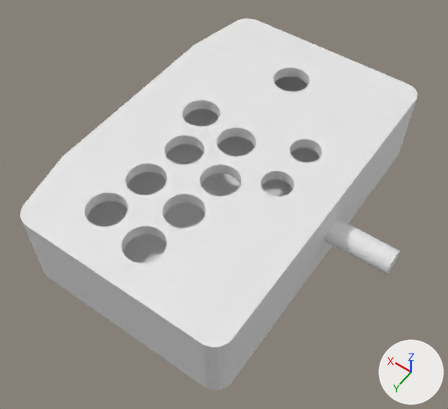
The Blender file [2026] Arcade Keypad/Arcade Keypad.blend as it was, and as the next commit left it.
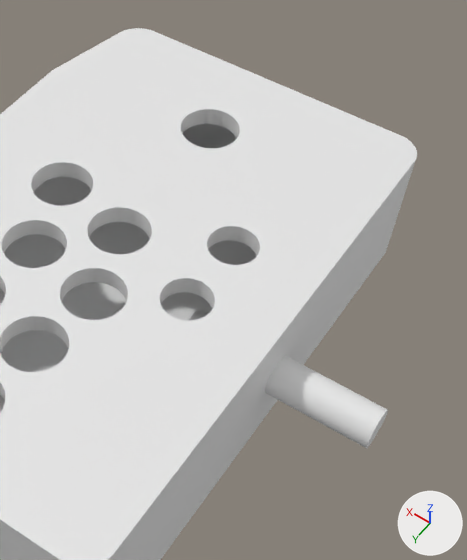
There are two pictures of each version: one whole from a camera (50 mm lens) standing at (-0.193, 0.277, 0.391) and looking at (-0.018, 0.032, 0.006), one close up on the part from 36% to 100% of the width and 0% to 84% of the height. Every picture has the same lights, and +X, +Y and +Z are marked at lower right. The older version's two pictures come first.

Script lines for the objects in view, before the commit:
```python
me_cube_003 = bpy.data.meshes.new('Cube.003')
me_cube_003.from_pydata(...)  # 3850 vertices, 1931 faces; spans x -0.097..0.097, y -0.147..0.147, z -0.035..0.035
me_cube_003.materials.append(mat_material_003)  # white #e7e7e7
me_cylinder_014 = bpy.data.meshes.new('Cylinder.014')
me_cylinder_014.from_pydata(...)  # a 100-sided cylinder along z spanning x -0.02..0.02, y -0.02..0.02, z -0.05..0.05
ob_cube_002 = bpy.data.objects.new('Cube.002', me_cube_003)
ob_cube_002.location = (0.0, 0.0, 0.0)
ob_cylinder = bpy.data.objects.new('Cylinder', me_cylinder_014)
ob_cylinder.location = (-0.1, 0.0, 0.0)
ob_cylinder.rotation_euler = (0.0, 1.571, 0.0)  # degrees (0, 90, 0)
ob_cylinder.scale = (0.5, 0.5, 1.0)
```
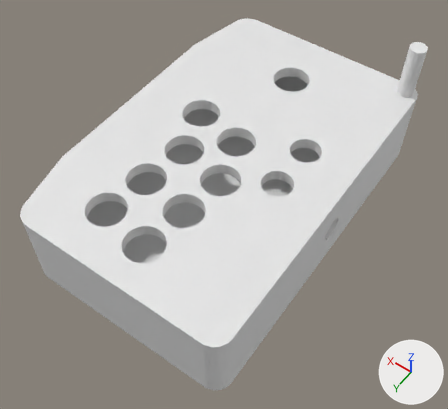
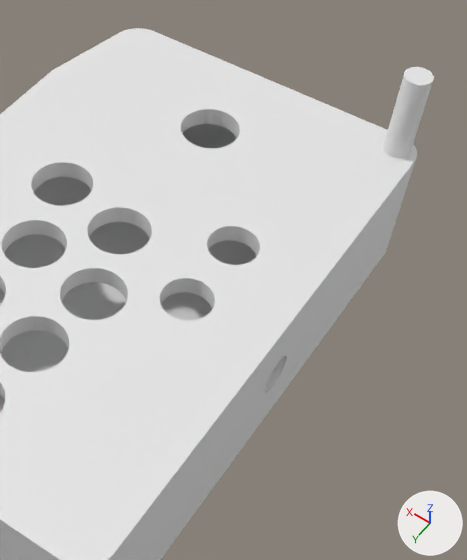
Commit message: Update 3D model for the [2026] Arcade Keypad project.

Where the newer file only moved an object's origin or applied its transform, the numbers keep the older frame.

Location of each change, [x1, y1, x2, y2] in pixels of the close-ups (467 x 560 px):
'Cylinder', reshaped (not visible afterwards)
    before: [189, 310, 388, 448]
'Cylinder.001', added
    after: [383, 67, 434, 158]

The change, as a diff of the scene's bpy script:
```diff
--- a/[2026] Arcade Keypad/Arcade Keypad.blend.py
+++ b/[2026] Arcade Keypad/Arcade Keypad.blend.py
@@ me_cylinder_014 @@
 # used by ob_cylinder; location = (-0.1, 0.0, 0.0); rotation_euler = (0.0, 1.571, 0.0), in degrees (0, 90, 0); scale = (0.5, 0.5, 1.0)
-me_cylinder_014.from_pydata(...)  # 200 vertices, 102 faces; spans x -0.02..0.02, y -0.02..0.02, z -0.05..0.05
+me_cylinder_014.from_pydata(...)  # 200 vertices, 102 faces; spans x -0.0702..0.0298, y -0.2805..-0.2675, z 0.0107..0.0172
+# me_cylinder_014 part 1: the whole mesh is multiplied about its middle by the matrix ((0.0, 0.0, -1.0), (0.0, 0.325, 0.0), (0.162, 0.0, 0.0)), then moved by (-0.0202, -0.274, 0.014)
@@ me_cylinder_015 @@
+me_cylinder_015.from_pydata(...)  # 200 vertices, 102 faces; spans x -0.0032..0.0032, y -0.0032..0.0032, z -0.025..0.025
@@ ob_cylinder_001 @@
+ob_cylinder_001 = bpy.data.objects.new('Cylinder.001', me_cylinder_015)
+ob_cylinder_001.location = (-0.086, -0.137, 0.056)
+ob_cylinder_001.scale = (2.15, 2.15, 1.0)
```
